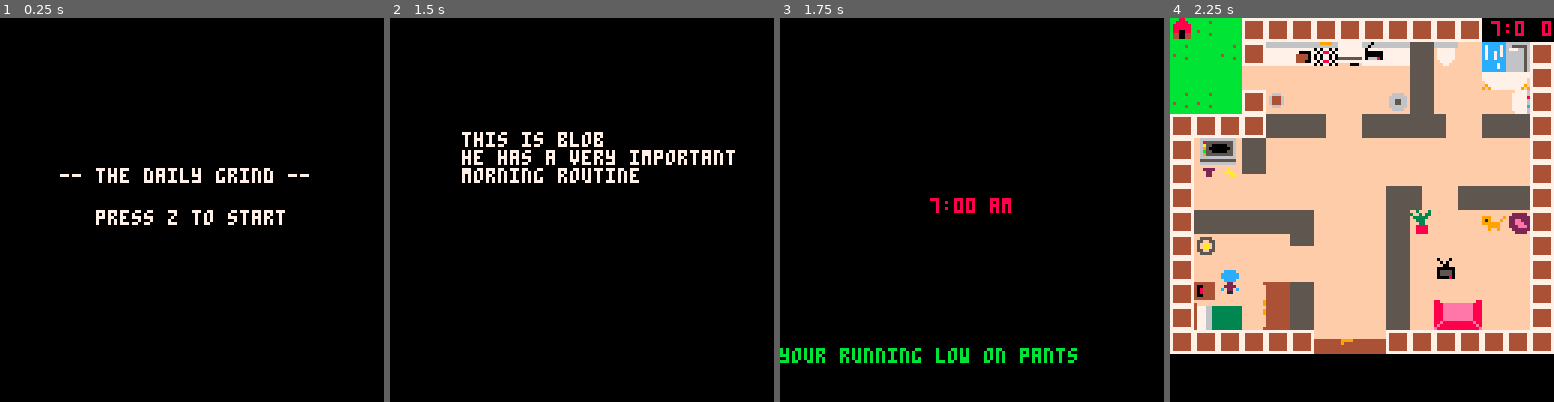
Above: before the commit, frames 1-4 (left to right).
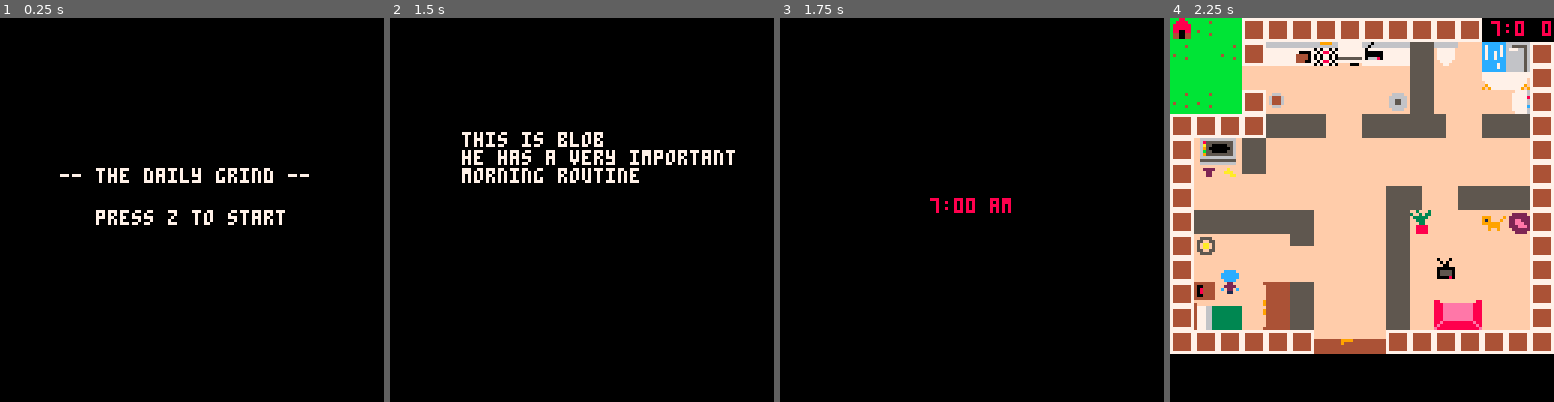
Above: after the commit, the same moments.

Repository: KTNelson/dailygrind-pico8
Game: PICO-8 cartridge dailygrind.p8
Same seed, same stepped clock (60 frames per second), same inputs: the game is played once before the commit and once after it.
Inputs:
- Up to frame 1 (0.25 s): no input
- Up to frame 2 (1.5 s): tap X (X key) at 0.33, 1.07 s; tap O (Z key) at 0.7 s
- Up to frame 3 (1.75 s): hold Right from 1.6 s (still down); tap O (Z key) at 1.7 s
- Up to frame 4 (2.25 s): tap X (X key) at 1.85 s; release Right at 2.1 s; tap O (Z key) at 2.1 s; hold Up from 2.15 s (still down)

Frames 1-2 are identical in both runs. In frame 3, 1.3% of the frame differs, in the area x 0-78%, y 85-90%; in frame 4, nothing differs.

Commit message:
Improved the alarm warnings

Diff:
--- a/dailygrind.p8
+++ b/dailygrind.p8
@@ -22,7 +22,8 @@
 dog_fed = false
 laundry_on = false
 
-optional_index = 0
+warning_index = 0
+
 
 additional_objectives_text = {}
 additional_objectives_text[1] = "you shouldn't go to work\
@@ -33,7 +34,11 @@
 additional_objectives_text[4] = "a dogs not just for christmas"
 additional_objectives_text[5] = "whats on the idiot box?"
 additional_objectives_text[6] = "that plants looking a bit brown"
-additional_objectives_text[7] = "don't get caught short"
+additional_objectives_text[7] = "whats that smell..."
+additional_objectives_text[8] = "don't get caught short"
+additional_objectives_text[9] = "your dentist won't be happy"
+additional_objectives_text[10] = "how about a little pick me up?"
+additional_objectives_text[11] = "The developer has fucked up here"
 
 
 task_complete_text = {}
@@ -82,7 +87,7 @@
 tasks = {}
 
 
-function make_task(p_name, p_type, p_id, p_index, p_task_time, p_skill_target)
+function make_task(p_name, p_type, p_id, p_index, p_task_time, p_skill_target, p_warning_day)
     t = {}
     t.name = p_name
     t.type = p_type
@@ -94,6 +99,7 @@
     t.newly_skilled = false
     t.alternate_text = ""
     t.days_since_completion = 0
+    t.warning_day = p_warning_day
     add(tasks, t)
 end
 
@@ -129,17 +135,17 @@
 end
 
 function init_tasks()
-  make_task("make your breakfast", "set time", 17, 1, 5, 2)
-  make_task("turn on/off the radio", "one shot", 33, 2, 0, 8)
-  make_task("do your laundry", "set time", 65, 3, 10, 3)
-  make_task("feed your dog", "one shot", 129, 4, 0, 9)
-  make_task("watch the lovely tv", "continuous", 49, 5, 5, 5)
-  make_task("water the hydrangea", "one shot", 81, 6, 0, 6)
-  make_task("take a shower", "set time", 145, 7, 12, 4)
-  make_task("relieve yourself", "set time", 113, 8, 4, 6)
-  make_task("brush your teeth", "continuous", 177, 9, 3, 7)
-  make_task("make a decent coffee", "set time", 241, 10, 8, 1)
-  make_task("go to work", "one shot", 193, 2, 0, 99)
+  make_task("make your breakfast", "set time", 17, 1, 5, 2, 3)
+  make_task("turn on/off the radio", "one shot", 33, 2, 0, 8, 5)
+  make_task("do your laundry", "set time", 65, 3, 10, 3, 6)
+  make_task("feed your dog", "one shot", 129, 4, 0, 9, 3)
+  make_task("watch the lovely tv", "continuous", 49, 5, 5, 5, 7)
+  make_task("water the hydrangea", "one shot", 81, 6, 0, 6, 4)
+  make_task("take a shower", "set time", 145, 7, 12, 4, 3)
+  make_task("relieve yourself", "set time", 113, 8, 4, 6, 6)
+  make_task("brush your teeth", "continuous", 177, 9, 3, 7, 2)
+  make_task("make a decent coffee", "set time", 241, 10, 8, 1, 2)
+  make_task("go to work", "one shot", 193, 2, 0, 99, 1)
 end
 
 function reset_tasks()
@@ -371,6 +377,7 @@
     task_is_counting_down = true
   end
   if current_task.name == "go to work" then
+    tasks[11].days_since_completion = 0
     gamestate = "result"
   end
 end
@@ -449,11 +456,10 @@
       gamestate = "intro1"
     end
     if gamestate == "intro2" then
-      optional_index = flr(rnd(7)) + 1
       gamestate = "alarm"
     end
     if gamestate == "result" then
-      optional_index = flr(rnd(7)) + 1
+      warning_index = 0
       gamestate = "alarm"
       sfx(0)
       for tsk in all(tasks) do
@@ -650,6 +656,25 @@
   spr(washer.spr2, sx + 8, sy)
   spr(washer.spr3, sx, sy + 8)
   spr(washer.spr4, sx + 8, sy + 8)
+end
+
+function print_warnings()
+  local i = 1
+  local late_tasks = {}
+  for tsk in all(tasks) do
+    if tsk.days_since_completion >= tsk.warning_day then
+      add(late_tasks, i)
+    end
+    i += 1
+  end
+  if #late_tasks > 0 then
+    if warning_index == 0 then
+      warning_index = flr(rnd(#late_tasks)) + 1
+    end
+    print(#late_tasks, 0, 90, 9)
+    print(additional_objectives_text[warning_index], 0, 100, 9)
+  end
+
 end
 
 function _draw()
@@ -726,7 +751,7 @@
     end
     if gamestate == "alarm" then
     	print("7:00 am", 50, 60, 8)
-        print(additional_objectives_text[optional_index], 0, 110, 11)
+        print_warnings()
     end
     if gamestate == "failure" then
       print(print(endingstrings[1], 0, 32, 7))
